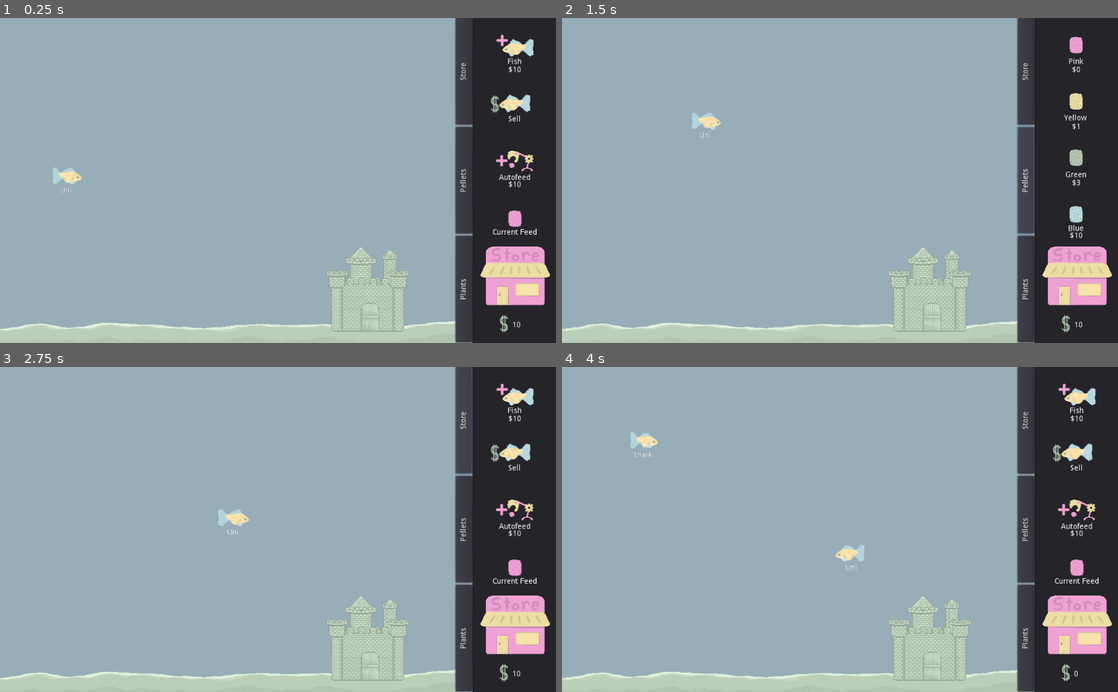
Above: before the commit, frames 1-4 (two rows, left to right).
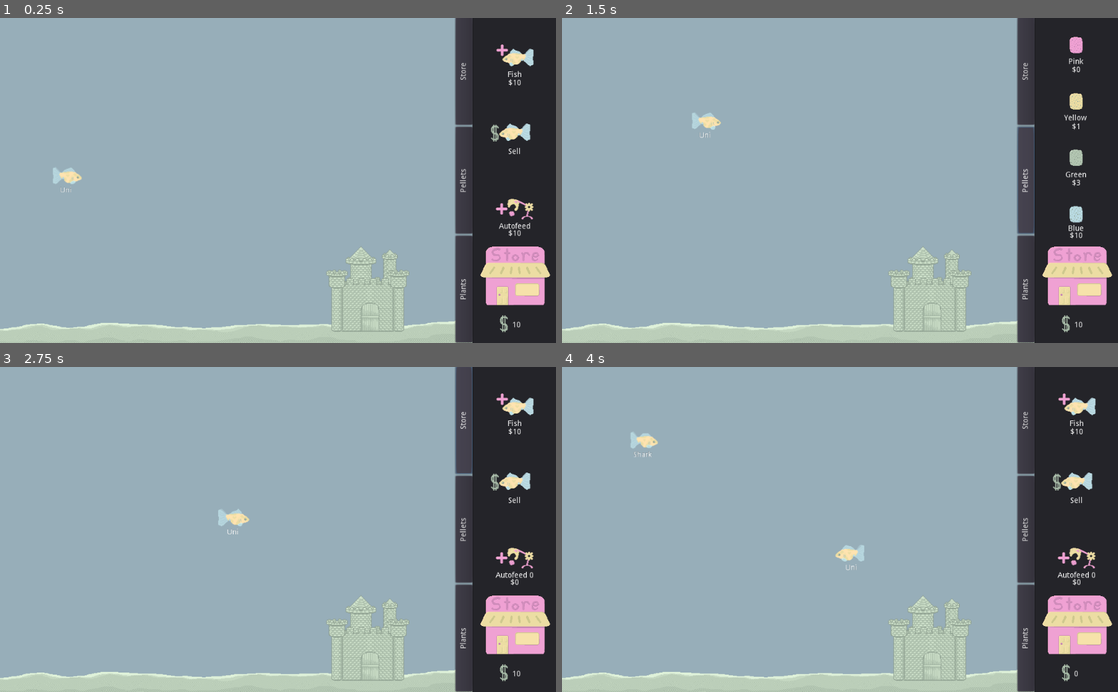
Above: after the commit, the same moments.

Repository: Struckdown/oohgamejam2020
Game: Godot game, scene res://Scenes/World.tscn
Two runs of this game, one before a commit and one after it. Both use one fixed random seed, a clock stepped at 60 frames per second and the inputs below.
Inputs:
- Up to frame 1 (0.25 s): no input
- Up to frame 2 (1.5 s): click "Plants" at 0.5 s; click "Pellets" at 1.25 s
- Up to frame 3 (2.75 s): click "Store" at 2 s
- Up to frame 4 (4 s): click "Fish" at 2.75 s; click "Autofeed" (after the commit: "Autofeed 0") at 3.5 s

The runs differ from the first frame. In frame 1, 1.7% of the frame differs, in the area x 88-97%, y 5-68%; in frame 2, nothing differs; in frame 3, 1.7%; in frame 4, 1.7%.

Commit message:
Finished food implementation
Removed some bugs at 0 cost food

Diff:
--- a/src/Scenes/StoreUI.tscn
+++ b/src/Scenes/StoreUI.tscn
@@ -154,7 +154,7 @@
 
 [node name="BuyFish" type="TextureButton" parent="Content/MainShopUI/VBoxContainer"]
 margin_right = 154.0
-margin_bottom = 102.0
+margin_bottom = 138.0
 size_flags_vertical = 3
 texture_normal = ExtResource( 5 )
 texture_pressed = SubResource( 1 )
@@ -167,8 +167,8 @@
 [node name="BuyFishLabel" type="Label" parent="Content/MainShopUI/VBoxContainer/BuyFish"]
 anchor_right = 1.0
 anchor_bottom = 1.0
-margin_top = 73.8689
-margin_bottom = -14.1311
+margin_top = 98.3042
+margin_bottom = 10.3042
 text = "Fish"
 align = 1
 __meta__ = {
@@ -178,8 +178,8 @@
 [node name="BuyFishCostLbl" type="Label" parent="Content/MainShopUI/VBoxContainer/BuyFish"]
 anchor_right = 1.0
 anchor_bottom = 1.0
-margin_top = 88.5301
-margin_bottom = 0.53009
+margin_top = 112.965
+margin_bottom = 24.9654
 text = "$10"
 align = 1
 __meta__ = {
@@ -187,9 +187,9 @@
 }
 
 [node name="SellButton" type="TextureButton" parent="Content/MainShopUI/VBoxContainer"]
-margin_top = 106.0
+margin_top = 142.0
 margin_right = 154.0
-margin_bottom = 208.0
+margin_bottom = 280.0
 size_flags_vertical = 3
 texture_normal = ExtResource( 4 )
 texture_pressed = SubResource( 1 )
@@ -203,9 +203,9 @@
 anchor_right = 1.0
 anchor_bottom = 1.0
 margin_left = -1.0
-margin_top = 73.7019
+margin_top = 98.1372
 margin_right = -1.0
-margin_bottom = -9.2981
+margin_bottom = 15.1372
 text = "Sell"
 align = 1
 __meta__ = {
@@ -213,59 +213,35 @@
 }
 
 [node name="AutofeederBtn" type="TextureButton" parent="Content/MainShopUI/VBoxContainer"]
-margin_top = 212.0
-margin_right = 154.0
-margin_bottom = 314.0
-size_flags_vertical = 3
-texture_normal = ExtResource( 8 )
-texture_pressed = SubResource( 1 )
-expand = true
-stretch_mode = 3
-__meta__ = {
-"_edit_use_anchors_": false
-}
-
-[node name="AutoFeederLbl" type="Label" parent="Content/MainShopUI/VBoxContainer/AutofeederBtn"]
-anchor_right = 1.0
-anchor_bottom = 1.0
-margin_top = 75.4165
-margin_bottom = -10.5835
-text = "Autofeed"
-align = 1
-__meta__ = {
-"_edit_use_anchors_": false
-}
-
-[node name="AutoFeederCostLbl2" type="Label" parent="Content/MainShopUI/VBoxContainer/AutofeederBtn"]
-anchor_right = 1.0
-anchor_bottom = 1.0
-margin_top = 88.4165
-margin_bottom = 4.4165
-text = "$10"
-align = 1
-__meta__ = {
-"_edit_use_anchors_": false
-}
-
-[node name="FeedButton" type="TextureButton" parent="Content/MainShopUI/VBoxContainer"]
-margin_top = 318.0
+margin_top = 284.0
 margin_right = 154.0
 margin_bottom = 422.0
 size_flags_vertical = 3
-texture_normal = ExtResource( 11 )
-texture_pressed = SubResource( 1 )
-expand = true
-stretch_mode = 3
-__meta__ = {
-"_edit_use_anchors_": false
-}
-
-[node name="FeedLabel" type="Label" parent="Content/MainShopUI/VBoxContainer/FeedButton"]
-anchor_right = 1.0
-anchor_bottom = 1.0
-margin_top = 70.1184
-margin_bottom = -11.8816
-text = "Current Feed"
+texture_normal = ExtResource( 8 )
+texture_pressed = SubResource( 1 )
+expand = true
+stretch_mode = 3
+__meta__ = {
+"_edit_use_anchors_": false
+}
+
+[node name="AutoFeederLbl" type="Label" parent="Content/MainShopUI/VBoxContainer/AutofeederBtn"]
+anchor_right = 1.0
+anchor_bottom = 1.0
+margin_top = 94.1502
+margin_bottom = 8.15021
+text = "Autofeed"
+align = 1
+__meta__ = {
+"_edit_use_anchors_": false
+}
+
+[node name="AutoFeederCostLbl2" type="Label" parent="Content/MainShopUI/VBoxContainer/AutofeederBtn"]
+anchor_right = 1.0
+anchor_bottom = 1.0
+margin_top = 107.15
+margin_bottom = 23.1502
+text = "$10"
 align = 1
 __meta__ = {
 "_edit_use_anchors_": false
@@ -436,7 +412,6 @@
 [connection signal="pressed" from="Content/MainShopUI/VBoxContainer/BuyFish" to="." method="_on_BuyFish_pressed"]
 [connection signal="pressed" from="Content/MainShopUI/VBoxContainer/SellButton" to="." method="_on_SellButton_pressed"]
 [connection signal="pressed" from="Content/MainShopUI/VBoxContainer/AutofeederBtn" to="." method="_on_AutofeederBtn_pressed"]
-[connection signal="pressed" from="Content/MainShopUI/VBoxContainer/FeedButton" to="." method="_on_FeedButton_pressed"]
 [connection signal="pressed" from="Content/PelletShopUI/VBoxContainer/Pellet1" to="." method="_on_Pellet_pressed" binds= [ "pink" ]]
 [connection signal="pressed" from="Content/PelletShopUI/VBoxContainer/Pellet2" to="." method="_on_Pellet_pressed" binds= [ "yellow" ]]
 [connection signal="pressed" from="Content/PelletShopUI/VBoxContainer/Pellet3" to="." method="_on_Pellet_pressed" binds= [ "green" ]]
--- a/src/Scripts/Autofeeder.gd
+++ b/src/Scripts/Autofeeder.gd
@@ -11,11 +11,11 @@
 
 func levelUp():
 	autofeederLevel += 1
-	delay = maxDelay / autofeederLevel
+	delay = float(maxDelay) / float(autofeederLevel)
 	updateSpawnTimer(delay)
 
 func updateSpawnTimer(newDelay):
-	if newDelay != -1:
+	if newDelay > 0:
 		$Timer.wait_time = newDelay
 		$Timer.start()
 	else:
--- a/src/Scripts/GameManager.gd
+++ b/src/Scripts/GameManager.gd
@@ -23,9 +23,10 @@
 #func _process(delta):
 #	pass
 
+# returns if successfully spawned fish
 func spawnFish():
 	if currency < 10:
-		return
+		return false
 	currency -= 10
 	var scene = load("res://Scenes/Fish.tscn")
 	var fish = scene.instance()
@@ -38,6 +39,7 @@
 	fish.position = Vector2(xpos, ypos)
 	fishArray.append(fish)
 	updateUI()
+	return true
 
 
 func requestSellFish(fish):
--- a/src/Scripts/MouseManager.gd
+++ b/src/Scripts/MouseManager.gd
@@ -20,7 +20,7 @@
 			mouseStates.SELLING:
 				pass	# Handled by fish being clicked
 			mouseStates.FEED:
-				if checkIfCanAffordPellet(1):
+				if checkIfCanAffordPellet(getPelletCost(activePelletType)):
 					spawnPellet(event.position)
 			_:
 				print("Invalid mouse state")
--- a/src/Scripts/StoreUI.gd
+++ b/src/Scripts/StoreUI.gd
@@ -2,6 +2,8 @@
 
 export(NodePath) var mouseManagerRef
 var autofeedCost = 10
+onready var autofeedLbl = $Content/MainShopUI/VBoxContainer/AutofeederBtn/AutoFeederLbl
+onready var autofeedCostLbl = $Content/MainShopUI/VBoxContainer/AutofeederBtn/AutoFeederCostLbl2
 
 # Called when the node enters the scene tree for the first time.
 func _ready():
@@ -20,9 +22,8 @@
 	if GameManager.autofeeder != null:
 		autofeedCost = GameManager.autofeeder.autofeederLevel * 10
 		if $Content/MainShopUI.visible:
-			pass
-			#$Content/MainShopUI/VBoxContainer/AutofeederBtn/AutoFeederCostLbl.text = "Autofeed " + str(GameManager.autofeeder.autofeederLevel)
-			#$Content/MainShopUI/VBoxContainer/AutofeederBtn/AutoFeederCostLbl2.text = "$" + str(autofeedCost)
+			autofeedLbl.text = "Autofeed " + str(GameManager.autofeeder.autofeederLevel)
+			autofeedCostLbl.text = "$" + str(autofeedCost)
 
 func _on_FeedButton_pressed():
 	mouseManagerRef.setMouseState("feed")
@@ -35,8 +36,9 @@
 
 
 func _on_BuyFish_pressed():
-	GameManager.spawnFish()
-	$BuyFishSFX.play(0)
+	var bought = GameManager.spawnFish()
+	if bought:
+		$BuyFishSFX.play(0)
 
 
 func _on_AutofeederBtn_pressed():
@@ -66,3 +68,4 @@
 
 func _on_Pellet_pressed(type):
 	mouseManagerRef.activePelletType = type
+	mouseManagerRef.setMouseState("feed")
